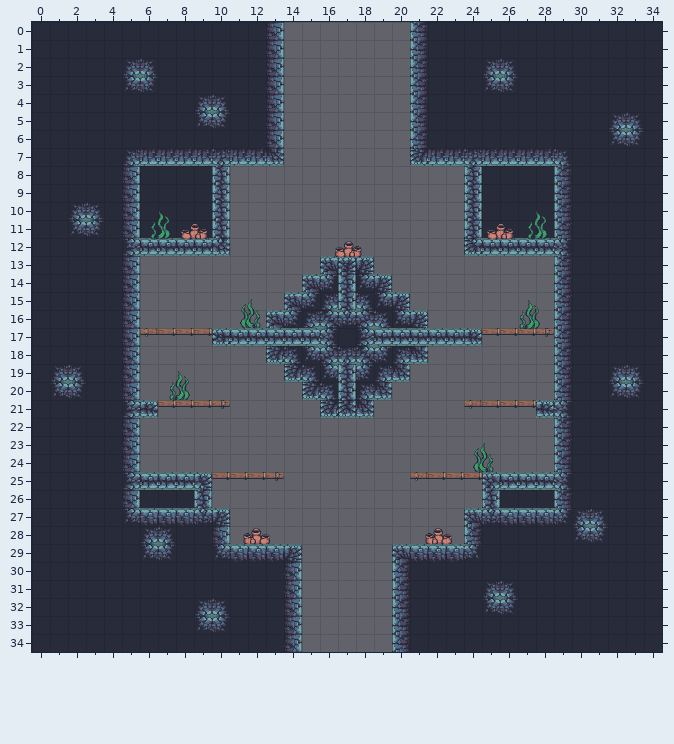
Tiled map (JSON): assets/levels/lev03.json. Above, as it was before the edit.
Cells are 32x32 px. Shown: x 0..34, y 0..34.
After:
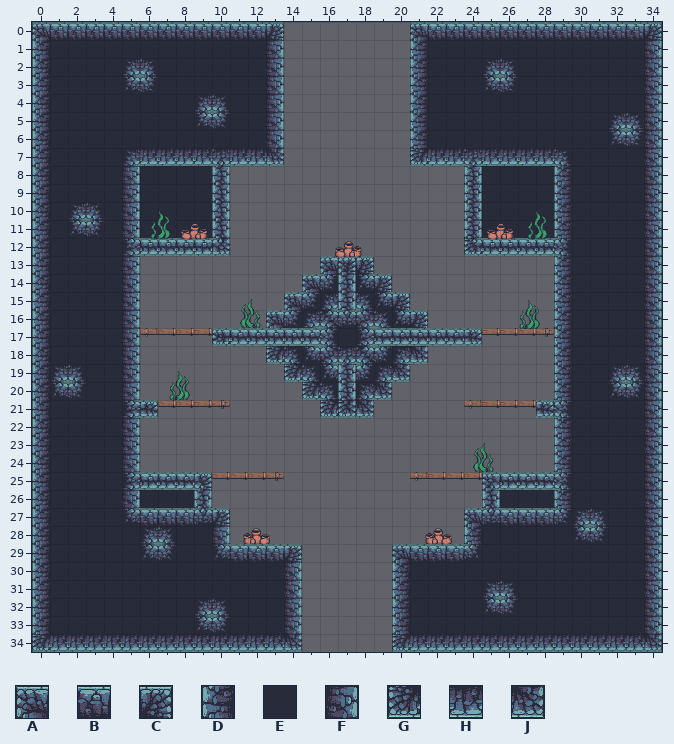
Key: from "tileset": A 0, B 1, C 2, D 7, E 8, F 9, G 14, H 15, J 16.
_ is an empty cell.
The exact change:
Layer "main layer":
Tile D becomes tile A in row 0 at x 21.
Tile E becomes tile A in row 0 at x 0.
Tile E becomes tile B in row 0 at x 1 to 12 and 22 to 33.
Tile E becomes tile C in row 0 at x 34.
Tile F becomes tile C in row 0 at x 13.
Tile E becomes tile D in rows 1 to 33 at x 0.
Tile E becomes tile F in rows 1 to 33 at x 34.
Tile D becomes tile G in row 34 at x 20.
Tile E becomes tile G in row 34 at x 0.
Tile E becomes tile H in row 34 at x 1 to 13 and 21 to 33.
Tile E becomes tile J in row 34 at x 34.
Tile F becomes tile J in row 34 at x 14.
Changed places in both pictures, as pixel boxes (x1, y1, x2, y2):
changed: (32, 22, 302, 652)
changed: (392, 22, 662, 652)
